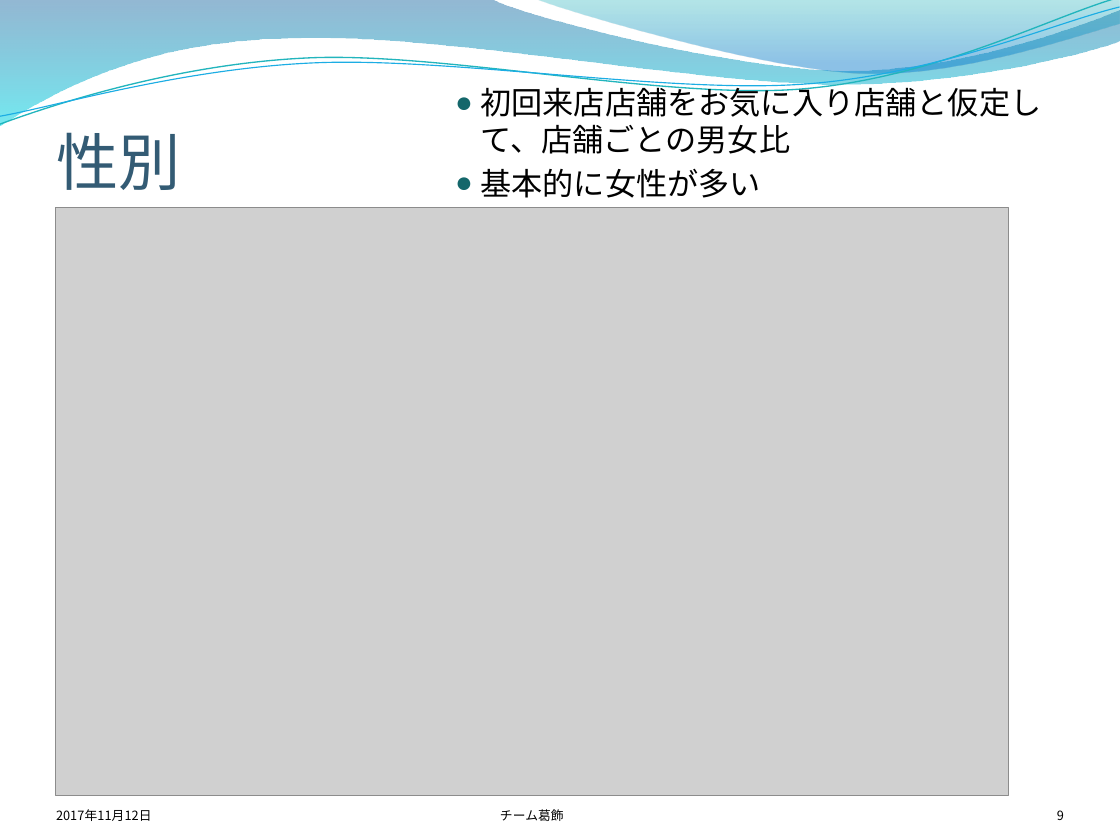
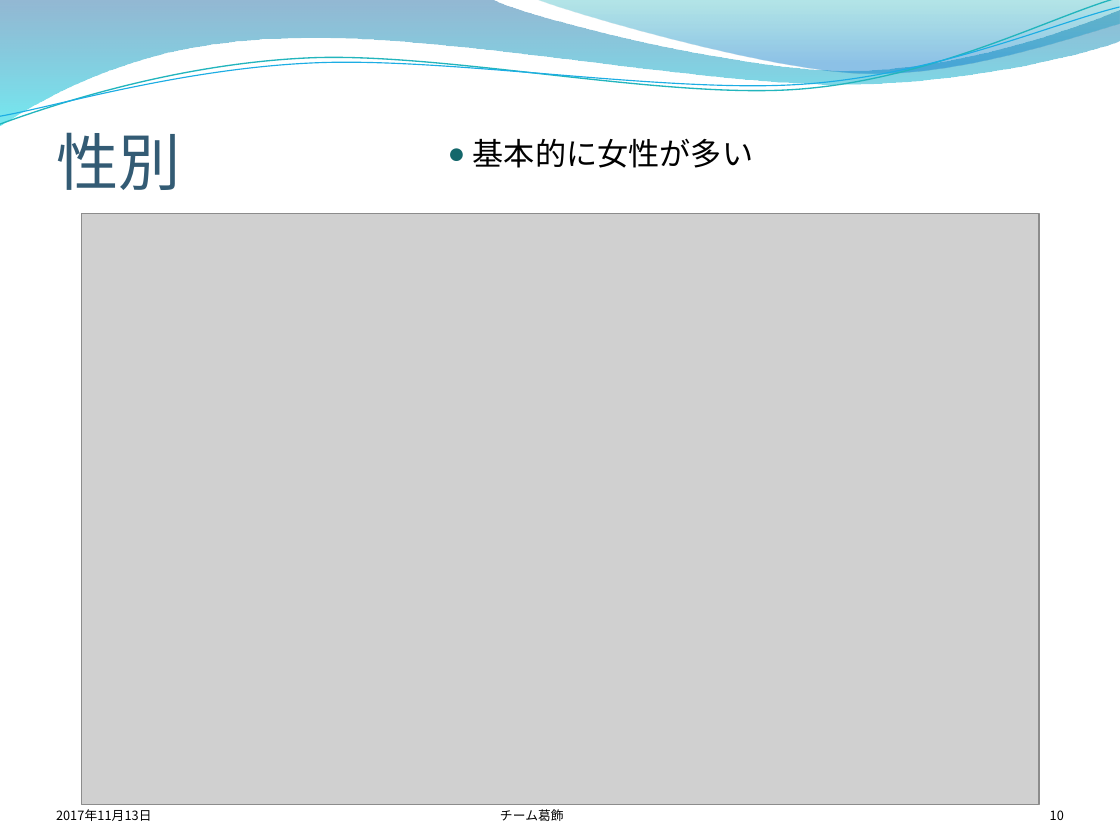
Before and after one commit to takuto0831/DataComp2017, a slide deck: slide 10 of report/中間報告改2.pptx (slide 9 before the commit). Drawn at 1120x840 pixels with LibreOffice and Linux fonts; fonts in the diff are those of the drawing; grey boxes stand for pictures; background and template pictures are left out. Boxes give left, top, right and bottom in pixels: in the first picture for what was removed or moved away, otherwise in the second. Text is boxed around its words. In the diff, an @@ line names an element or a change of style, - is before the commit and + after.

```diff
--- a/report/中間報告改2.pptx
+++ b/report/中間報告改2.pptx
@@ text at [480,82,1041,154]: paragraph removed @@
-● 初回来店店舗をお気に入り店舗と仮定して、店舗ごとの男女比
@@ text "基本的に女性が多い": place and size @@
-text "基本的に女性が多い" at [480,82,1041,198]
+text "基本的に女性が多い" at [473,138,753,168]
@@ picture: place and size @@
-picture at [56,208,1008,796]
+picture at [81,214,1038,805]
@@ text at [56,809,152,821]: text changed @@
-2017年11月12日
+2017年11月13日
@@ page number at [1050,810,1064,820]: text changed @@
-9
+10
```
Also in this commit, not shown: 12 other slides changed, 1 slide added, 1 other file.
